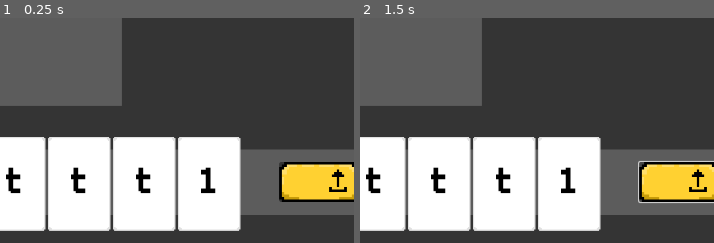
Above: before the commit, frames 1-2 (left to right).
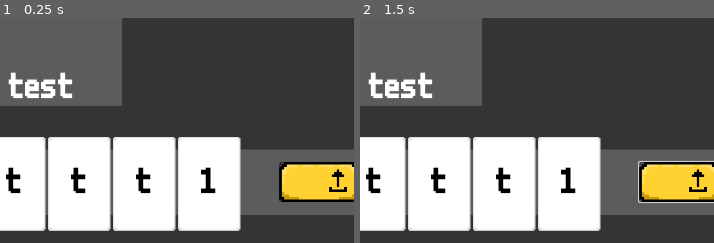
Above: after the commit, the same moments.

Repository: hd2802/stack-demon
Game: Godot game, scene res://_Scenes/level.tscn
Two runs of this game, one before a commit and one after it. Both use one fixed random seed, a clock stepped at 60 frames per second and the inputs below.
Inputs (mouse positions are % of the whole screen's width and height, from its top left):
- Up to frame 1 (0.25 s): no input
- Up to frame 2 (1.5 s): click (88, 82) at 0.5 s; click (88, 82) at 1.25 s
The pictures show only the part of the screen within x 43-93%, y 46-96%; the shares and areas given below are measured in that part.

The runs differ from the first frame. In frame 1, 1.1% of the frame differs, in the area x 2-21%, y 24-36%; in frame 2, 1.1%.

Commit message:
feat: add stack stylisation

Diff:
--- a/CustomResources/card_data.gd
+++ b/CustomResources/card_data.gd
@@ -1,6 +1,5 @@
 extends Resource
 class_name CardDataResource
 
-@export var value : int
 @export var operation : String
-@export var text : String
+@export var text: String
--- /dev/null
+++ b/Themes/stack.tres
@@ -0,0 +1,7 @@
+[gd_resource type="Theme" load_steps=2 format=3 uid="uid://de0d88t3bbp3w"]
+
+[ext_resource type="FontFile" uid="uid://ddaxbmish44ev" path="res://Assets/Fonts/m6x11.ttf" id="1_3c2sy"]
+
+[resource]
+default_font = ExtResource("1_3c2sy")
+default_font_size = 60
--- a/_Scenes/level.tscn
+++ b/_Scenes/level.tscn
@@ -1,8 +1,9 @@
-[gd_scene load_steps=5 format=3 uid="uid://dipmb0ce8ps10"]
+[gd_scene load_steps=6 format=3 uid="uid://dipmb0ce8ps10"]
 
 [ext_resource type="Script" path="res://_Scripts/PlayerHand/player_hand.gd" id="1_2yitt"]
 [ext_resource type="PackedScene" uid="uid://m1cief7boe3f" path="res://_Scenes/card.tscn" id="1_5pjcu"]
 [ext_resource type="Texture2D" uid="uid://cvyyq7gn65onv" path="res://Sprites/upload_button.png" id="3_tu5d2"]
+[ext_resource type="Theme" uid="uid://de0d88t3bbp3w" path="res://Themes/stack.tres" id="4_3r1yx"]
 [ext_resource type="Script" path="res://_Scripts/Stack/stack.gd" id="4_vvucj"]
 
 [node name="Level" type="Node2D"]
@@ -66,12 +67,26 @@
 texture = ExtResource("3_tu5d2")
 
 [node name="Stack" type="VBoxContainer" parent="."]
+anchors_preset = 7
+anchor_left = 0.5
+anchor_top = 1.0
+anchor_right = 0.5
+anchor_bottom = 1.0
 offset_left = 430.0
 offset_top = 45.0
 offset_right = 686.0
 offset_bottom = 470.0
+grow_horizontal = 2
+grow_vertical = 0
 size_flags_vertical = 8
+theme = ExtResource("4_3r1yx")
+alignment = 2
 script = ExtResource("4_vvucj")
 metadata/_edit_use_anchors_ = true
 
+[node name="Label" type="Label" parent="Stack"]
+layout_mode = 2
+text = "test"
+horizontal_alignment = 1
+
 [connection signal="pressed" from="PlayCardButton" to="PlayerHand" method="_on_play_card_button_pressed"]
--- a/_Scripts/Stack/stack.gd
+++ b/_Scripts/Stack/stack.gd
@@ -11,4 +11,12 @@
 	stack.push_back(card.card_data.operation)
 	var label : Label = Label.new()
 	label.text = card.card_data.text
+	label.set_horizontal_alignment(HORIZONTAL_ALIGNMENT_CENTER)
 	self.add_child(label)
+	self.move_child(label, 0)
+
+	var sep_label : Label = Label.new()
+	sep_label.text = "----------"
+	sep_label.set_horizontal_alignment(HORIZONTAL_ALIGNMENT_CENTER)
+	self.add_child(sep_label)
+	self.move_child(sep_label, 0)
